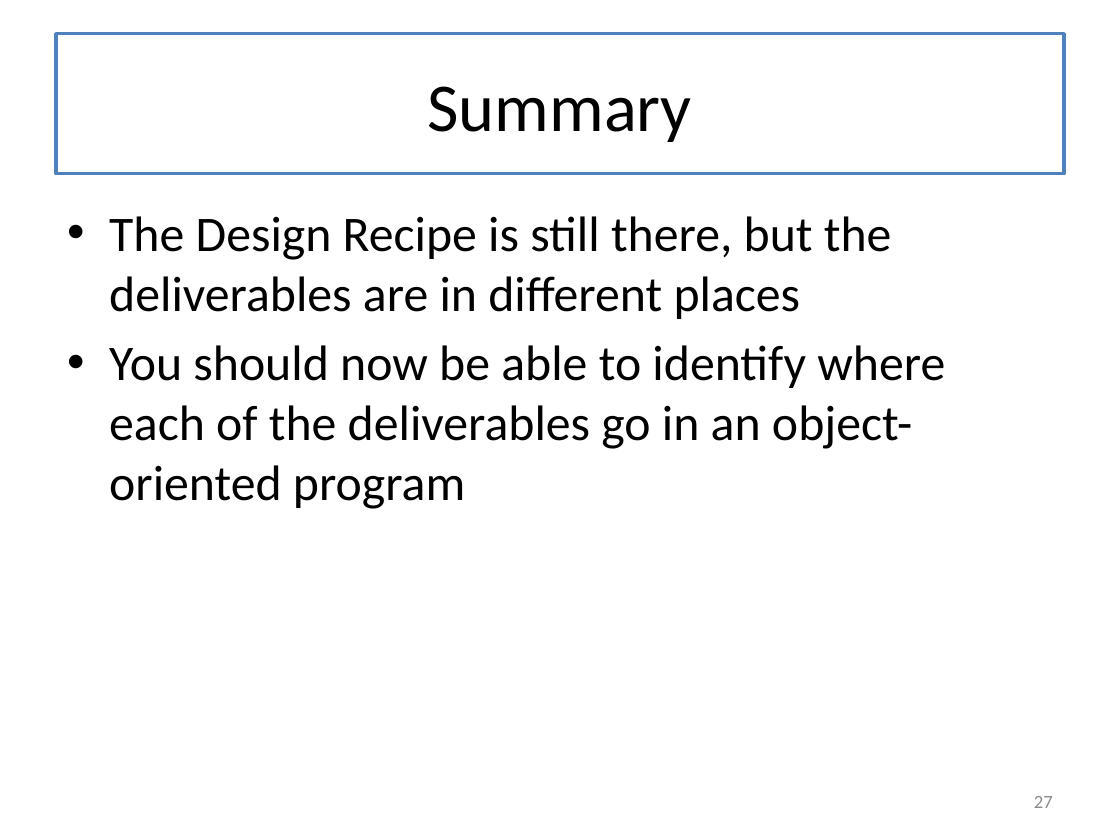
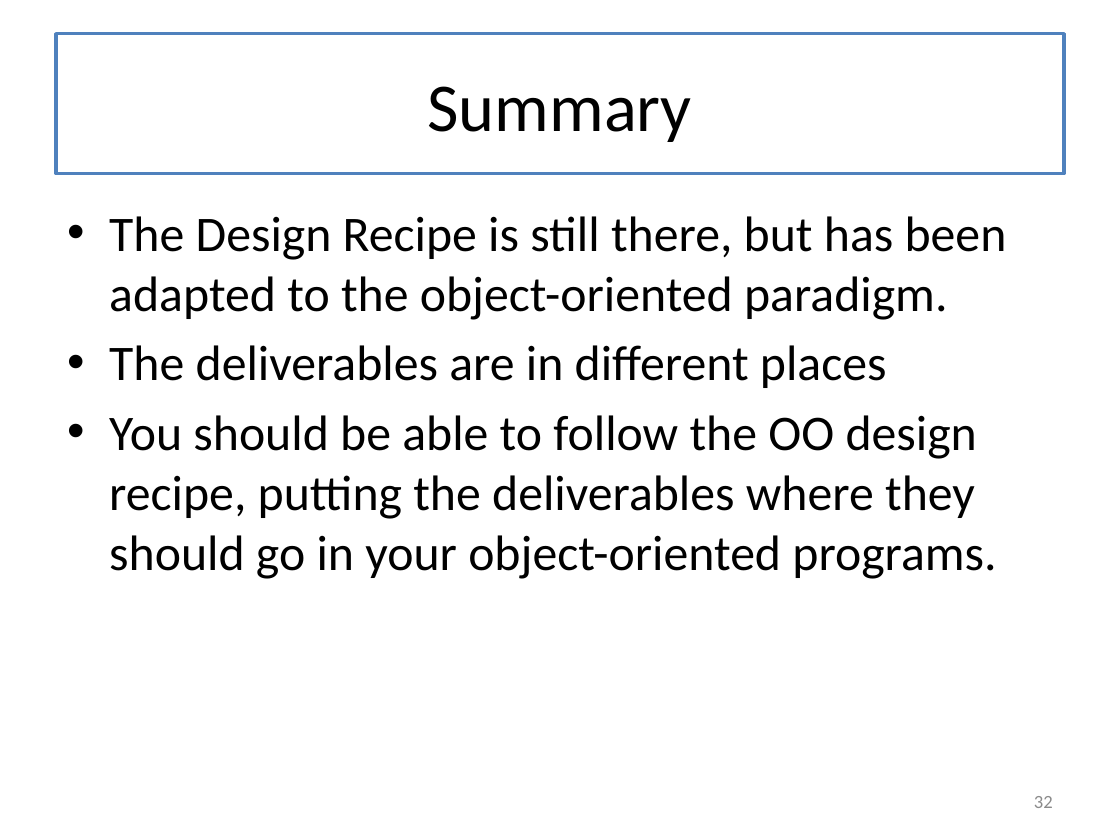
Before and after one commit to mwand/cs5010f17, a slide deck: slide 32 of Slides/Lesson 9.5 The Design Recipe Using Classes.pptx (slide 27 before the commit). Drawn at 1120x840 pixels with LibreOffice and Linux fonts; fonts in the diff are those of the drawing. Boxes give left, top, right and bottom in pixels: in the first picture for what was removed or moved away, otherwise in the second. Text is boxed around its words. In the diff, an @@ line names an element or a change of style, - is before the commit and + after.

```diff
--- a/Slides/Lesson 9.5 The Design Recipe Using Classes.pptx
+++ b/Slides/Lesson 9.5 The Design Recipe Using Classes.pptx
@@ text at [109, 216, 1007, 579]: text changed @@
-• The Design Recipe is still there, but the deliverables are in different places
-• You should now be able to identify where each of the deliverables go in an object-oriented program
+• The Design Recipe is still there, but has been adapted to the object-oriented paradigm.
+• The deliverables are in different places
+• You should be able to follow the OO design recipe, putting the deliverables where they should go in your object-oriented programs.
@@ page number at [1034, 796, 1053, 808]: text changed @@
-27
+32
```
Also in this commit, not shown: 13 other slides changed, 5 slides added, 54 other files.
